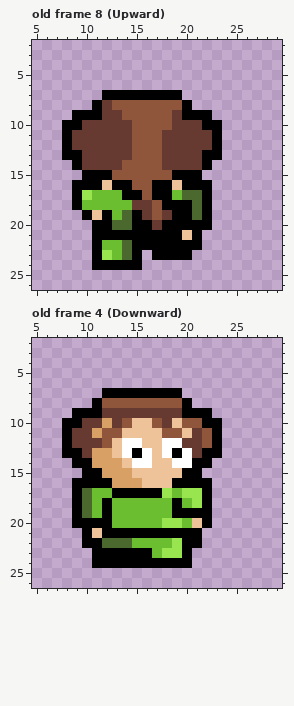
A pixel-art file gets an edit: assets/player/player_v2.ase. The picture above was drawn from the file before the commit.
32x32 pixels, 12 frames. Shown: old frame 8 (Upward): x 5..29, y 2..26; old frame 4 (Downward): x 5..29, y 2..26. The commit also changed other frames, which this record leaves out.
And afterwards:
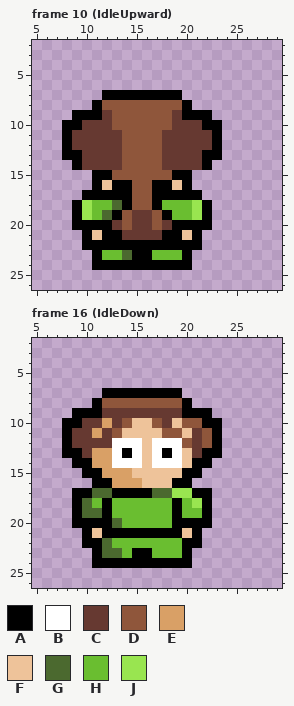
Palette (. is transparent): A #000000  B #ffffff  C #663931  D #8f563b  E #d9a066  F #eec39a  G #4b692f  H #6abe30  J #99e550
A new or re-ordered frame is compared with the old frame closest to it.
The author wrote: Add Idle animation for the player
The exact change:
{"change": "frames 12 -> 35"}
{"where": "frame 10 (IdleUpward) is new; against old frame 8 (Upward)"}
{"frame":10,"y":8,"x":12,"old":"C","new":"D"}
{"frame":10,"y":9,"x":13,"old":"C","new":"D"}
{"frame":10,"y":10,"x":13,"old":"CC","new":"DD"}
{"frame":10,"y":11,"x":14,"old":"C","new":"D"}
{"frame":10,"y":12,"x":14,"old":"C","new":"D"}
{"frame":10,"y":13,"x":14,"old":"C","new":"D"}
{"frame":10,"y":15,"x":10,"old":"A","new":"."}
{"frame":10,"y":15,"x":21,"old":"A","new":"."}
{"frame":10,"y":16,"x":9,"old":"AA","new":".."}
{"frame":10,"y":16,"x":21,"old":"AA","new":".."}
{"frame":10,"y":17,"x":9,"old":"AJHHH","new":".AAAA"}
{"frame":10,"y":17,"x":15,"old":"A","new":"D"}
{"frame":10,"y":17,"x":19,"old":"HGGA","new":"AAA."}
{"frame":10,"y":18,"x":10,"old":"H","new":"J"}
{"frame":10,"y":18,"x":13,"old":"HHCCDAAAG","new":"GADDAHHHJ"}
{"frame":10,"y":19,"x":9,"old":".AFAHGA","new":"AJHGADC"}
{"frame":10,"y":19,"x":18,"old":"CAAG","new":"AHHJ"}
{"frame":10,"y":20,"x":9,"old":"..","new":"AA"}
{"frame":10,"y":20,"x":13,"old":"GGAACA","new":"CDCCDC"}
{"frame":10,"y":21,"x":10,"old":".A","new":"AF"}
{"frame":10,"y":21,"x":14,"old":"AAAA","new":"CCCC"}
{"frame":10,"y":22,"x":10,"old":".","new":"A"}
{"frame":10,"y":22,"x":12,"old":"HHG","new":"AAA"}
{"frame":10,"y":23,"x":12,"old":"J","new":"H"}
{"frame":10,"y":23,"x":16,"old":".AAA","new":"AHHH"}
{"frame":10,"y":24,"x":16,"old":".....","new":"AAAAA"}
{"where": "frame 16 (IdleDown) is new; against old frame 4 (Downward)"}
{"frame":16,"y":11,"x":12,"old":"D","new":"C"}
{"frame":16,"y":12,"x":12,"old":"DF","new":"CB"}
{"frame":16,"y":12,"x":17,"old":"F","new":"B"}
{"frame":16,"y":12,"x":20,"old":"C","new":"D"}
{"frame":16,"y":13,"x":13,"old":"FBABFBAB","new":"BABFBABF"}
{"frame":16,"y":14,"x":13,"old":"EF","new":"BB"}
{"frame":16,"y":14,"x":16,"old":"BFF","new":"FBB"}
{"frame":16,"y":14,"x":20,"old":"B","new":"F"}
{"frame":16,"y":16,"x":9,"old":"AA","new":".."}
{"frame":16,"y":16,"x":21,"old":"AA","new":".."}
{"frame":16,"y":17,"x":10,"old":"GHH","new":"AGG"}
{"frame":16,"y":17,"x":17,"old":"AJH","new":"GGJ"}
{"frame":16,"y":17,"x":21,"old":"J","new":"A"}
{"frame":16,"y":19,"x":11,"old":"H","new":"G"}
{"frame":16,"y":19,"x":20,"old":"AA","new":"HH"}
{"frame":16,"y":20,"x":13,"old":"H","new":"G"}
{"frame":16,"y":20,"x":18,"old":"JJHF","new":"HAAA"}
{"frame":16,"y":21,"x":20,"old":"A","new":"F"}
{"frame":16,"y":22,"x":13,"old":"GG","new":"HH"}
{"frame":16,"y":22,"x":19,"old":"J","new":"H"}
{"frame":16,"y":23,"x":12,"old":"AAA","new":"GGH"}
{"frame":16,"y":23,"x":18,"old":"JJ","new":"HH"}
{"label":"changed","picture_box":[102,100,132,160]}
{"label":"changed","picture_box":[72,170,212,270]}
{"label":"changed","picture_box":[72,428,212,558]}
